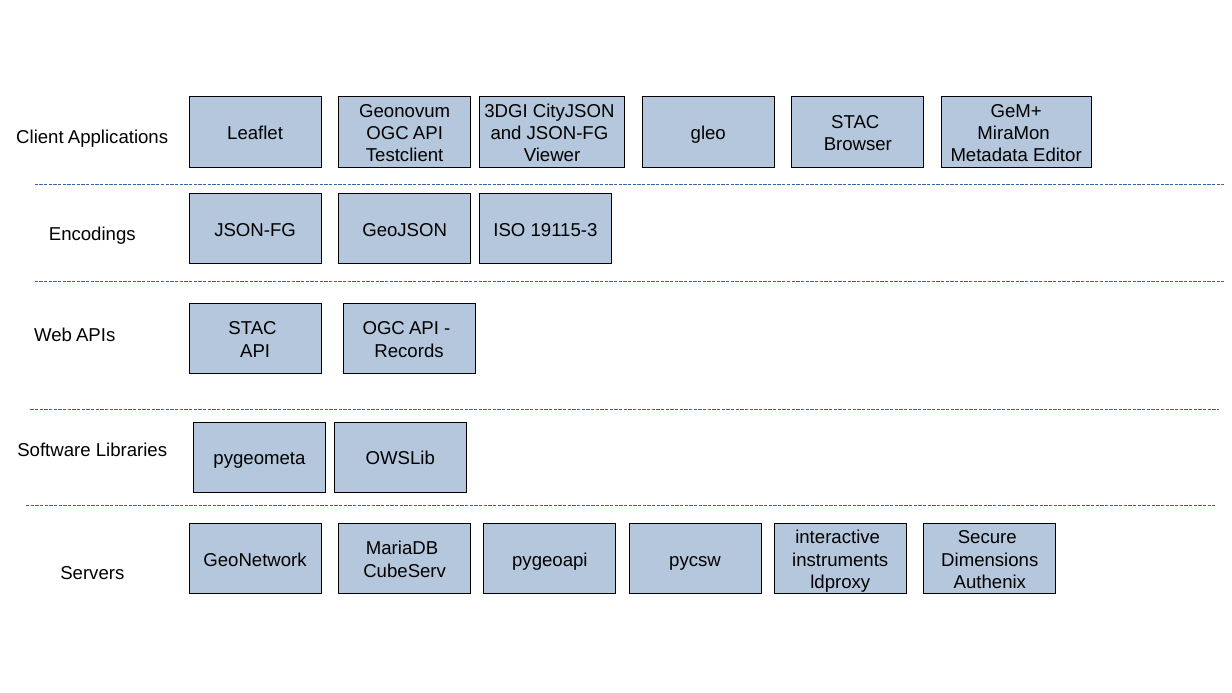
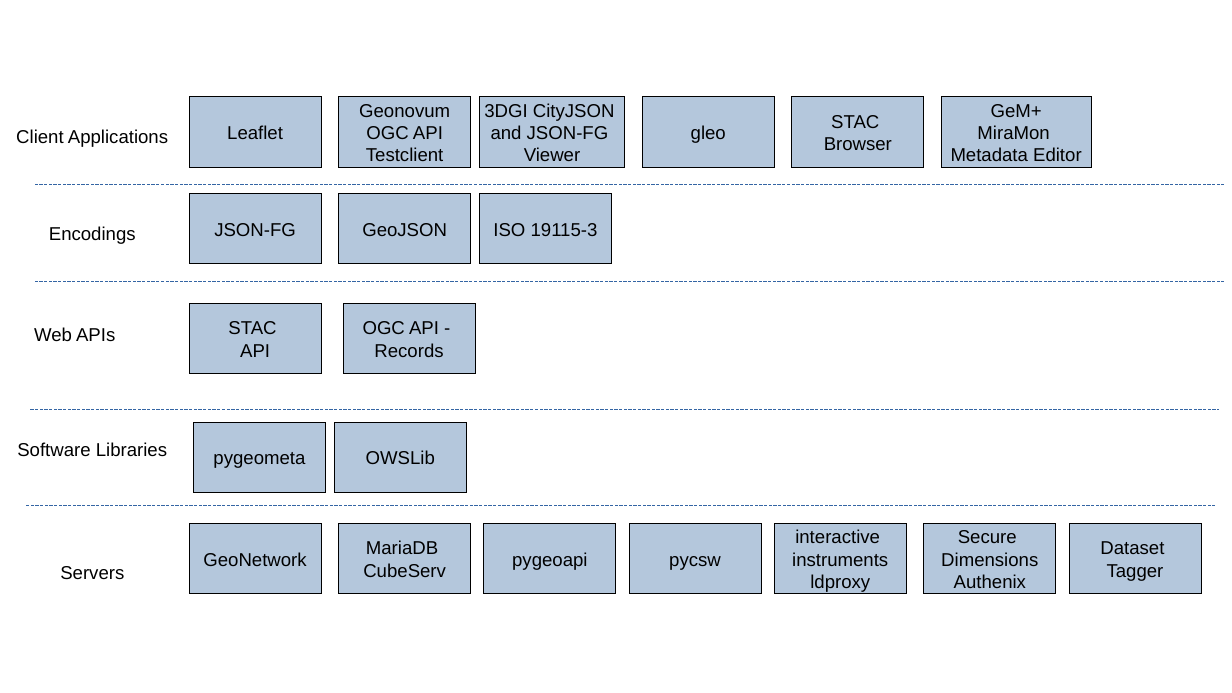
Before and after one commit to opengeospatial/developer-events, a slide deck: slide 1 of 2022/Metadata-Code-Sprint/engineering-report/images/Figures.odp. Drawn at 1232x693 pixels with LibreOffice and Linux fonts; fonts in the diff are those of the drawing. Boxes give left, top, right and bottom in pixels: in the first picture for what was removed or moved away, otherwise in the second. Text is boxed around its words. In the diff, an @@ line names an element or a change of style, - is before the commit and + after.

Commit message:
added dataset tagger

```diff
--- a/2022/Metadata-Code-Sprint/engineering-report/images/Figures.odp
+++ b/2022/Metadata-Code-Sprint/engineering-report/images/Figures.odp
@@ rectangle added at (x1=1070, y1=524, x2=1202, y2=595), fill #B4C7DC, outline #000000 0 pt, 12 pt, text #000000 @@
+Dataset
+Tagger
```
Also in this commit, not shown: 3 other files.
